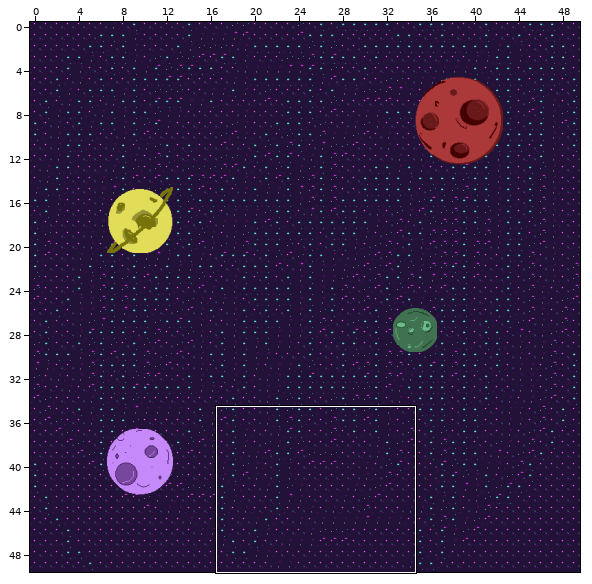
Two versions of a level (Tiled map (JSON), assets/map/open_world_map.json). Above: a wide view before the commit, with the close-up outlined.
Close-up. The starting point:
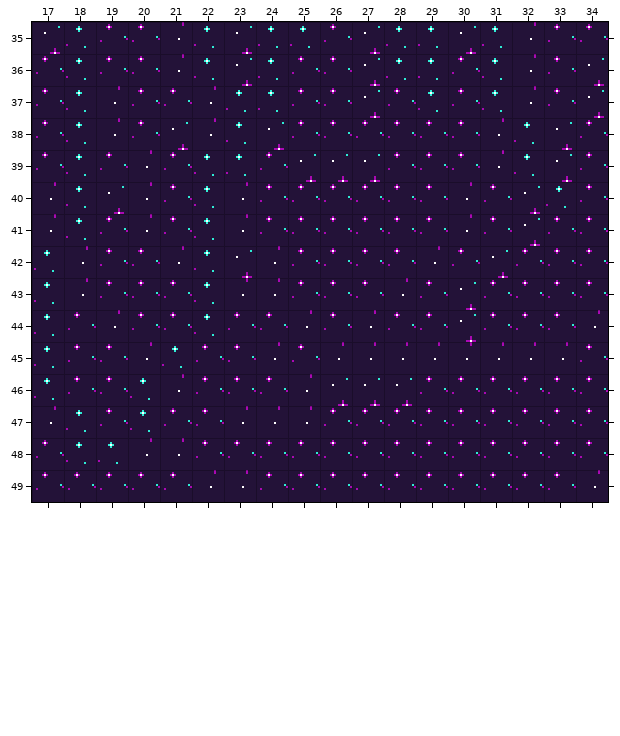
Cells are 32x32 px. Shown: x 17..34, y 35..49. The commit also changed other parts of the map, which this record leaves out.
And afterwards:
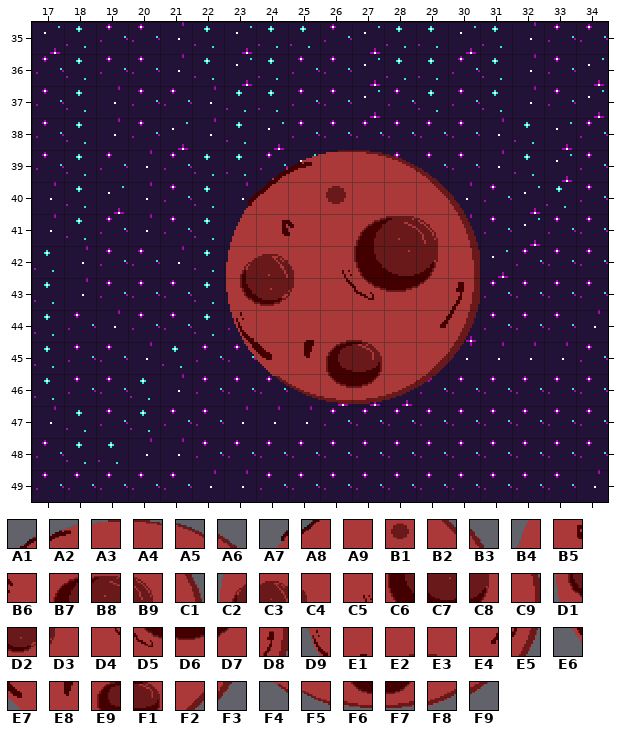
Key: from "map_sky_planets": A1 119, A2 120, A3 121, A4 122, A5 123, A6 124, A7 136, A8 137, A9 138, B1 139, B2 142, B3 143, B4 154, B5 155, B6 156, B7 158, B8 159, B9 160, C1 161, C2 172, C3 173, C4 174, C5 175, C6 176, C7 177, C8 178, C9 179, D1 190, D2 191, D3 192, D4 193, D5 194, D6 195, D7 196, D8 197, D9 208, E1 210, E2 211, E3 212, E4 214, E5 215, E6 226, E7 227, E8 228, E9 229, F1 230, F2 232, F3 233, F4 245, F5 246, F6 247, F7 248, F8 249, F9 250.
__ is an empty cell.
Tiles of an added or newly shown layer are drawn over the layers below it.
Change:
{"where": "layer \"planet_4\" (added)"}
{"y":39,"x":24,"old":"__ __ __ __ __ __","new":"A1 A2 A3 A4 A5 A6"}
{"y":40,"x":23,"old":"__ __ __ __ __ __ __ __","new":"A7 A8 A9 B1 A9 A9 B2 B3"}
{"y":41,"x":23,"old":"__ __ __ __ __ __ __ __","new":"B4 B5 B6 A9 B7 B8 B9 C1"}
{"y":42,"x":23,"old":"__ __ __ __ __ __ __ __","new":"C2 C3 C4 C5 C6 C7 C8 C9"}
{"y":43,"x":23,"old":"__ __ __ __ __ __ __ __","new":"D1 D2 D3 D4 D5 D6 D7 D8"}
{"y":44,"x":23,"old":"__ __ __ __ __ __ __ __","new":"D9 A9 E1 E2 E3 A9 E4 E5"}
{"y":45,"x":23,"old":"__ __ __ __ __ __ __ __","new":"E6 E7 E8 E9 F1 A9 F2 F3"}
{"y":46,"x":24,"old":"__ __ __ __ __ __","new":"F4 F5 F6 F7 F8 F9"}
